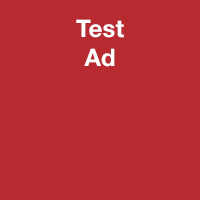
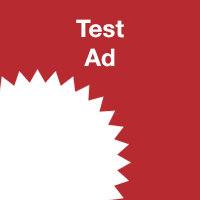
The second 200x200 image is a revision of the first. Changes to its layers:
added layer "shape-1" in group "ad 2" over [0, 69, 131, 200]
